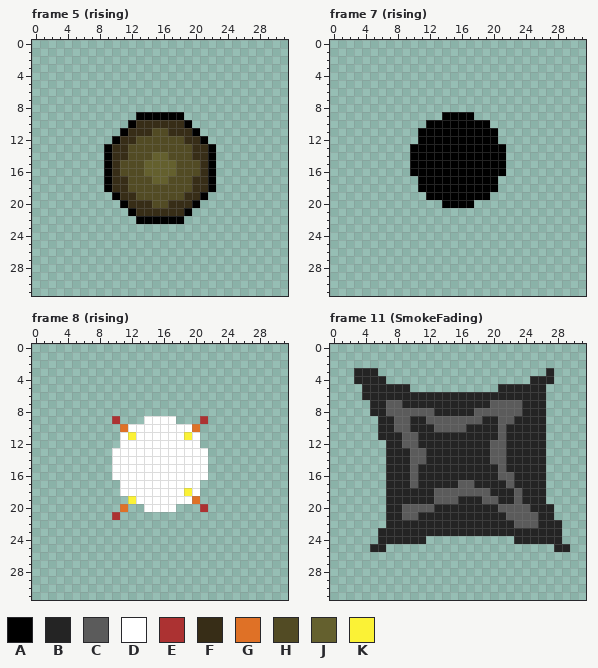
Two versions of one pixel-art file, resources/images/characters/flak_explosion.aseprite. The first picture shows the starting point.
32x32 pixels, 13 frames. Shown: frame 5 (rising), frame 7 (rising), frame 8 (rising), frame 11 (SmokeFading). The commit also changed other frames, which this record leaves out.
Visible layers, top first: "AA BOMB", "explosion", "smoke".
Palette (. is transparent): A #000000  B #242424  C #5b5b5b  D #ffffff  E #ac3232  F #372d17  G #df7126  H #524b24  J #64602e  K #fbf236
Pixels before, frame 5 (rising), first column x 9:
 9 ....AAAAAA....
10 ...AFFFFFFA...
11 ..AFFFHHFFFA..
12 .AFFHHHHHHFFA.
13 AFFHHHHHHHHFFA
14 AFFHHHJJHHHFFA
15 AFHHHJJJJHHHFA
16 AFHHHJJJJHHHFA
17 AFFHHHJJHHHFFA
18 AFFHHHHHHHHFFA
19 .AFFHHHHHHFFA.
20 ..AFFFHHFFFA..
21 ...AFFFFFFA...
22 ....AAAAAA....
Pixels before, frame 7 (rising), first column x 10:
 9 ....AAAA....
10 ..AAAAAAAA..
11 .AAAAAAAAAA.
12 .AAAAAAAAAA.
13 AAAAAAAAAAAA
14 AAAAAAAAAAAA
15 AAAAAAAAAAAA
16 AAAAAAAAAAAA
17 .AAAAAAAAAA.
18 .AAAAAAAAAA.
19 ..AAAAAAAA..
20 ....AAAA....
Pixels before, frame 8 (rising), first column x 10:
 9 E...DDDD...E
10 .GDDDDDDDDG.
11 .DKDDDDDDKD.
12 .DDDDDDDDDD.
13 DDDDDDDDDDDD
14 DDDDDDDDDDDD
15 DDDDDDDDDDDD
16 DDDDDDDDDDDD
17 .DDDDDDDDDD.
18 .DDDDDDDDKD.
19 ..KDDDDDDDG.
20 .G..DDDD...E
21 E...........
Pixels before, frame 11 (SmokeFading), first column x 3:
 3 BBB.....................B..
 4 BBBB..................BBB..
 5 .BBBBBB...........BBBBBB...
 6 .BBBBBBBBBBBBBBBBBBBBBBB...
 7 ..BBCCBBBBBBBBBBBCCCCBBB...
 8 ..BBCCCCCCBBBBBCCCCCCBBB...
 9 ...BBCCBBCCCCCCCBBCCBBBB...
10 ...BBCCBBBCCCCBBBBCBBBBB...
11 ...BBBCCBBBBBBBBBBCBBBBB...
12 ....BBCCBBBBBBBBBCCBBBBB...
13 ....BBBCCBBBBBBBBCCBBBBB...
14 ....BBBCCBBBBBBBBCCBBBBB...
15 ....BBBCBBBBBBBBBBCBBBBB...
16 ....BBBCBBBBBBBBBBCCBBBB...
17 ....BBBCBBBBBCCBBBBCBBBB...
18 ....BBBBBBCCCCCCCBBBCBBB...
19 ....BBBBBBCCCBBBCCBBCBBB...
20 ....BBCCCCBBBBBBBBCCCCBBB..
21 ....BBCCBBBBBBBBBBBCCCCBB..
22 ....BBBBBBBBBBBBBBBBCCCBBB.
23 ...BBBBBBBBBBBBBBBBBBBBBBB.
24 ...BBBBBB...........BBBBBB.
25 ..BB.....................BB
Now the later version:
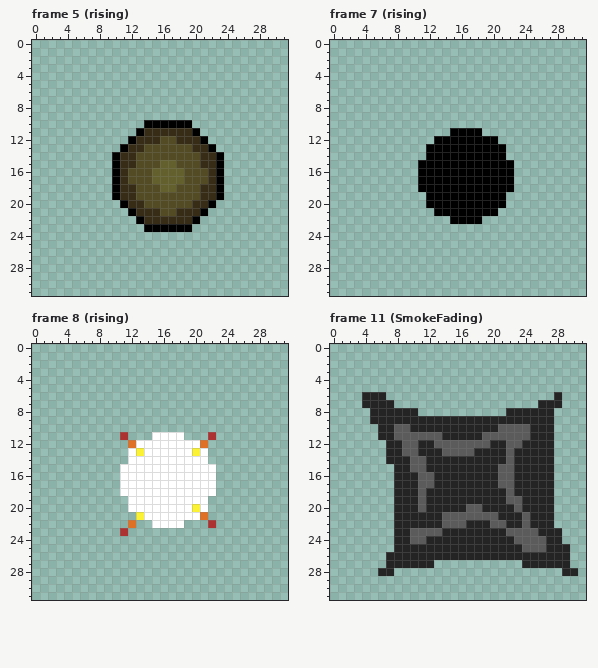
The exact change:
Changed rows in their new state; - is an unchanged pixel.
Frame 5 (rising), layer "AA BOMB":
first column x 9:
 9 ----......-----
10 ---..AAAAA-----
11 --..A-FF-------
12 -..AFFF--F-----
13 ..AFF----------
14 .A-F--HH---H-FA
15 .AFF-HH------FA
16 .AF--H---J--HFA
17 .A------JJ-HHFA
18 .A-F---JJ--H-FA
19 ----------HHFFA
20 -----H--HHHFFA-
21 -------HH-FFA--
22 -----FFFFFFA---
23 -----AAAAAA----
Frame 7 (rising), layer "smoke":
first column x 10:
 9 ----....-----
10 --........---
11 -....----..--
12 -..----------
13 ..-----------
14 ..-----------
15 .-----------A
16 .-----------A
17 -----------AA
18 -----------AA
19 ----------AA-
20 --AA----AAAA-
21 ---AAAAAAAA--
22 -----AAAA----
Frame 8 (rising), layer "smoke":
first column x 10:
 9 .---....---.-
10 -..........--
11 -E...----..-E
12 -.G--------G-
13 ..-K------K--
14 ..-----------
15 .-----------D
16 .-----------D
17 -----------DD
18 ---------D-DD
19 --D-------DD-
20 -.DD----DDKD-
21 .--KDDDDDDDG-
22 --G--DDDD---E
23 -E-----------
Frame 11 (SmokeFading), layer "smoke":
first column x 3:
 3 ...---------------------.---
 4 ....------------------...---
 5 -......-----------......----
 6 ----....................-B--
 7 -B--B..................-BB--
 8 ----BBBB...........BB---B---
 9 --B--BB--BBBBBBB--BB----B---
10 ----------BBBB-----CCC--B---
11 -----C--CCC-----CC-CCC--B---
12 ----------CCCCCCCBBCC---B---
13 ------C-B--CCCC--BBC----B---
14 -----------------BBC----B---
15 ----.---C----------C----B---
16 ----.--BCC--------------B---
17 ----.--BCC---BB---C-----B---
18 ----.---C-BBBBBBB--CB---B---
19 ----.---C-BBB---BB-C----B---
20 ----.-BB-B----CC--BB-B------
21 ----.-BB---CCCCCCC-BB-B-----
22 ----.------CCC---CC-B-B--.--
23 ---..--CCCC--------CCCC-----
24 ---..--CCBBBBBBBBBBBCCCC----
25 --..-BBBBBBBBBBBBBBBBCCCB---
26 ----BBBBBBBBBBBBBBBBBBBBBBB-
27 ----BBBBBB-----------BBBBBB-
28 ---BB---------------------BB
